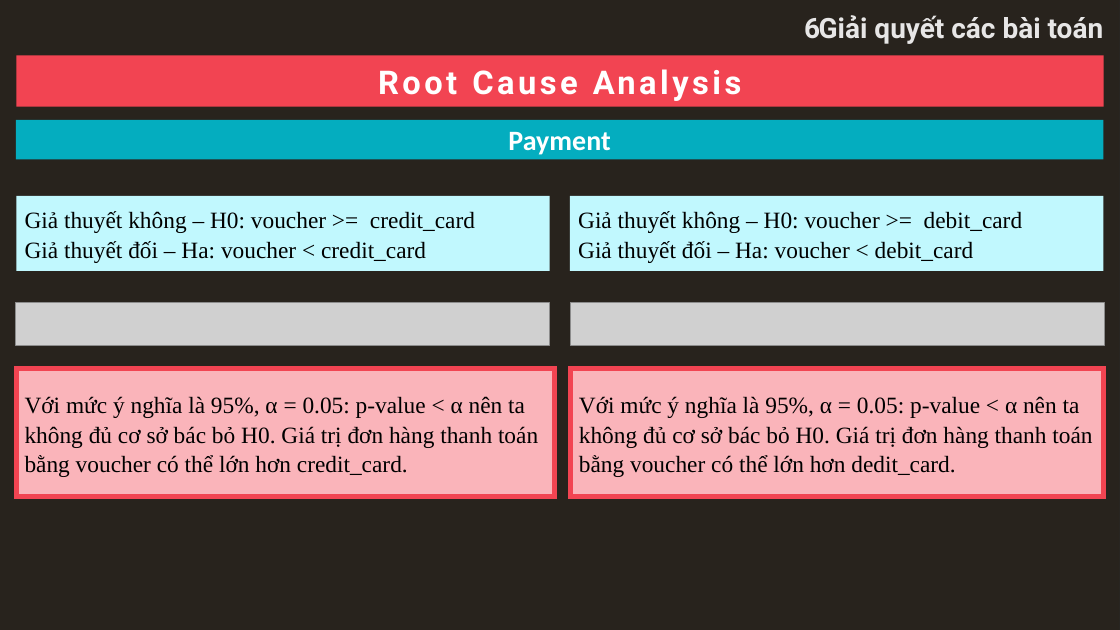
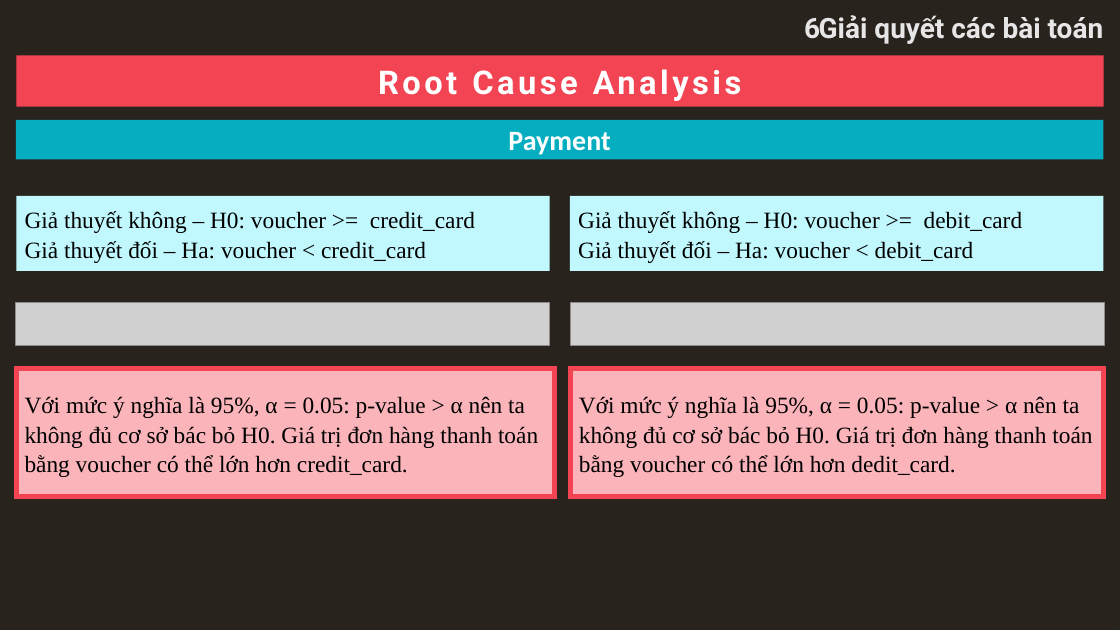
Before and after one commit to tmtuong/Brazilian-E-commerce, a slide deck: slide 44 of Project_Presentation.pptx. Drawn at 1120x630 pixels with LibreOffice and Linux fonts; fonts in the diff are those of the drawing; grey boxes stand for pictures; background and template pictures are left out; a plain dark background stands for a picture behind light text. Boxes give left, top, right and bottom in pixels: in the first picture for what was removed or moved away, otherwise in the second. Text is boxed around its words. In the diff, an @@ line names an element or a change of style, - is before the commit and + after.

```diff
--- a/Project_Presentation.pptx
+++ b/Project_Presentation.pptx
@@ text in rectangle at [25,396,538,477]: text changed @@
-Với mức ý nghĩa là 95%, α = 0.05: p-value < α nên ta không đủ cơ sở bác bỏ H0. Giá trị đơn hàng thanh toán bằng voucher có thể lớn hơn credit_card.
+Với mức ý nghĩa là 95%, α = 0.05: p-value > α nên ta không đủ cơ sở bác bỏ H0. Giá trị đơn hàng thanh toán bằng voucher có thể lớn hơn credit_card.
@@ text in rectangle at [579,396,1092,477]: text changed @@
-Với mức ý nghĩa là 95%, α = 0.05: p-value < α nên ta không đủ cơ sở bác bỏ H0. Giá trị đơn hàng thanh toán bằng voucher có thể lớn hơn dedit_card.
+Với mức ý nghĩa là 95%, α = 0.05: p-value > α nên ta không đủ cơ sở bác bỏ H0. Giá trị đơn hàng thanh toán bằng voucher có thể lớn hơn dedit_card.
```
Also in this commit, not shown: 1 other slide changed.
